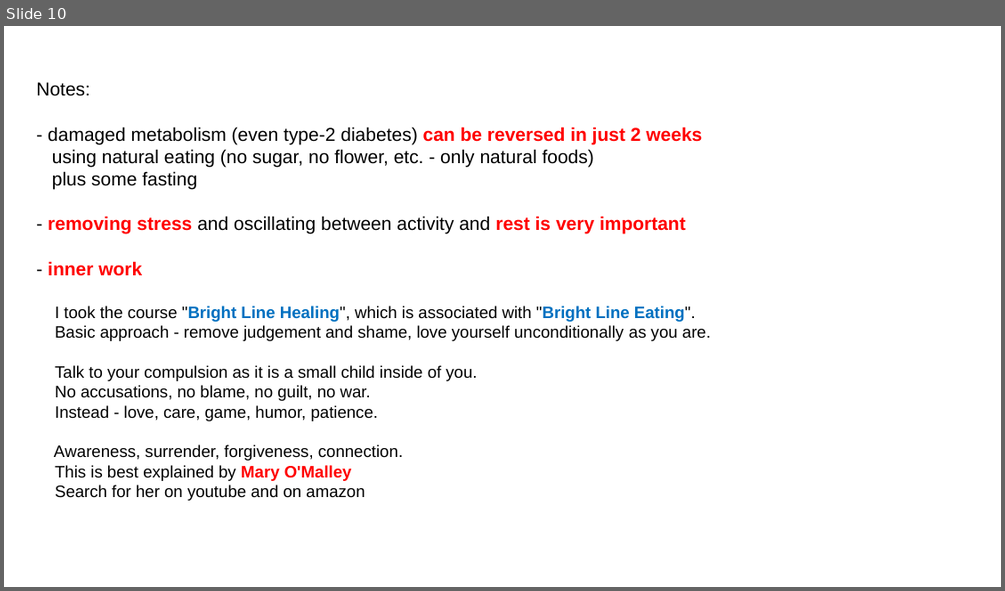
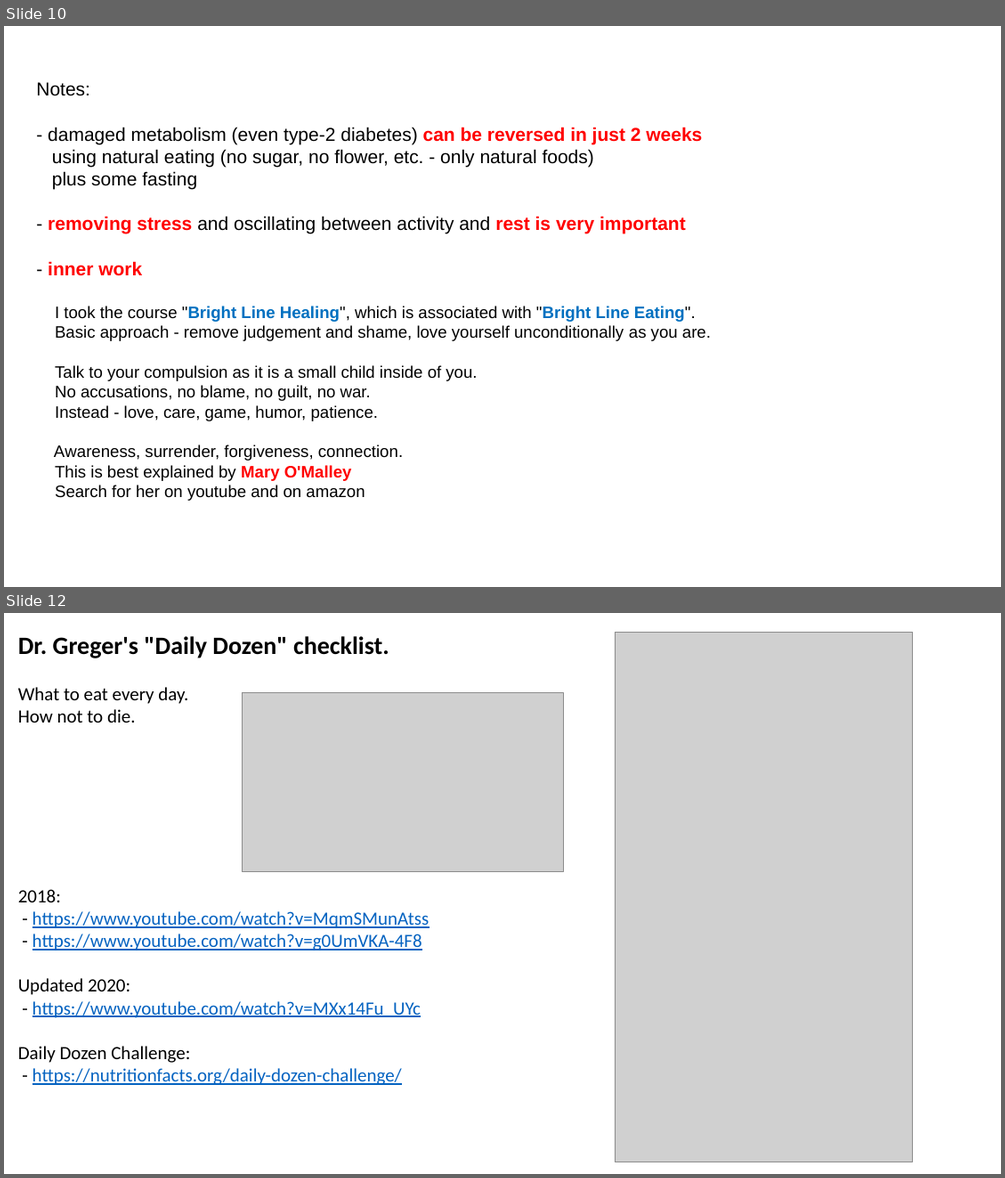
Before and after one commit to lselector/misc, a slide deck: _Life_Lose_Weight.pptx. Shown one above the other, each under a label of ours: slide 10 before the commit, slides 10 and 12 after it; the slides between them are not shown. The pictures are 1005x591 and 1005x1178 pixels, drawn with LibreOffice and Linux fonts; fonts in the diff are those of the drawing; grey boxes stand for pictures. Boxes give left, top, right and bottom in pixels: in the first picture for what was removed or moved away, otherwise in the second. Text is boxed around its words. In the diff, an @@ line names an element or a change of style, - is before the commit and + after.

```diff
--- a/_Life_Lose_Weight.pptx
+++ b/_Life_Lose_Weight.pptx
@@ slide 12 added at [4, 613, 1001, 1174], background #FFFFFF @@
@@ text added at [18, 636, 429, 1085], 18 pt, text #0563C1, underline @@
+Dr. Greger's "Daily Dozen" checklist.
+What to eat every day.
+How not to die.
+2018:
+- https://www.youtube.com/watch?v=MqmSMunAtss
+- https://www.youtube.com/watch?v=g0UmVKA-4F8
+Updated 2020:
+- https://www.youtube.com/watch?v=MXx14Fu_UYc
+Daily Dozen Challenge:
+- https://nutritionfacts.org/daily-dozen-challenge/
@@ picture added at [615, 632, 914, 1162] @@
@@ picture added at [242, 693, 563, 872] @@
```
Also in this commit, not shown: 2 slides changed.
